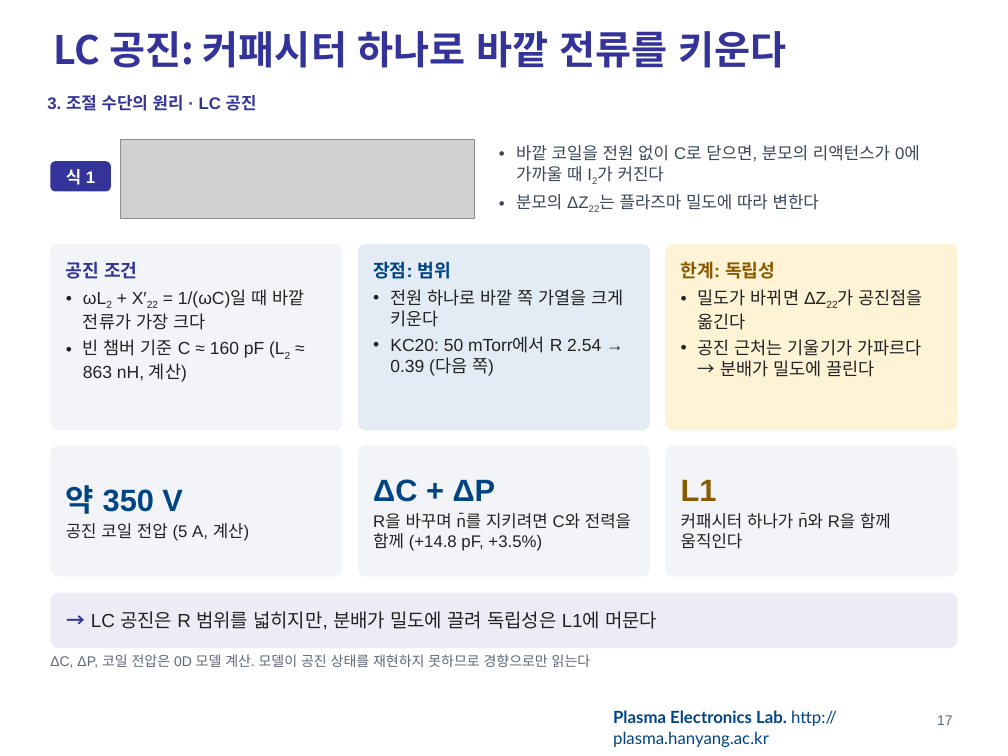
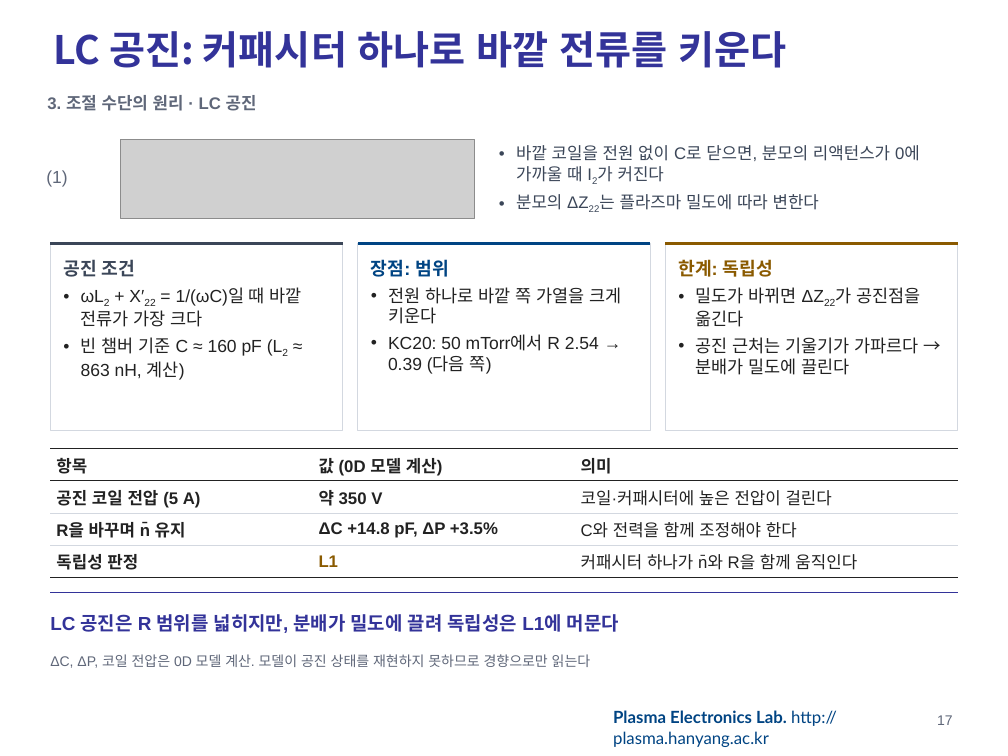
Before and after one commit to garlicjam-pyo/plasma, a slide deck: slide 17 of presentations/1차발표_최종.pptx. Drawn at 1008x756 pixels with LibreOffice and Linux fonts; fonts in the diff are those of the drawing; grey boxes stand for pictures; background and template pictures are left out. Boxes give left, top, right and bottom in pixels: in the first picture for what was removed or moved away, otherwise in the second. Text is boxed around its words. In the diff, an @@ line names an element or a change of style, - is before the commit and + after.

```diff
--- a/presentations/1차발표_최종.pptx
+++ b/presentations/1차발표_최종.pptx
@@ text "3. 조절 수단의 원리 · ..." at bbox=[47, 95, 257, 111]: text colour #333399 to #5F6779 @@
@@ text at bbox=[46, 170, 67, 187]: text changed; size 12 to 12.5 pt; text colour #FFFFFF to #5F6779; bold off @@
-식 1
+(1)
@@ text "(1)": place and size @@
-text "(1)" at bbox=[50, 161, 111, 192]
+text "(1)" at bbox=[46, 170, 67, 187]
@@ text "(1)" at bbox=[46, 170, 67, 187]: fill #333399 to none @@
@@ rectangle "공진 조건" at bbox=[50, 244, 343, 430]: rounded rectangle to rectangle; fill #F2F4F8 to #FFFFFF; outline none to #D3D8E0 0.75 pt @@
@@ line added from (50, 244) to (343, 244), #3B4658 2.25 pt @@
@@ text in rectangle at bbox=[63, 259, 135, 277]: text colour #333399 to #3B4658 in "공진 조건" @@
@@ rectangle "장점: 범위" at bbox=[358, 244, 650, 430]: rounded rectangle to rectangle; fill #E3ECF4 to #FFFFFF; outline none to #D3D8E0 0.75 pt @@
@@ line added from (358, 244) to (650, 244), #004483 2.25 pt @@
@@ rectangle "한계: 독립성" at bbox=[665, 244, 958, 430]: rounded rectangle to rectangle; fill #FFF3D6 to #FFFFFF; outline none to #D3D8E0 0.75 pt @@
@@ line added from (665, 244) to (958, 244), #8A5A00 2.25 pt @@
@@ rounded rectangle removed at bbox=[50, 446, 343, 577] @@
-약 350 V
-공진 코일 전압 (5 A, 계산)
@@ table added at bbox=[50, 449, 958, 578], 4 rows, 3 columns @@
+항목 | 값 (0D 모델 계산) | 의미
+공진 코일 전압 (5 A) | 약 350 V | 코일·커패시터에 높은 전압이 걸린다
+R을 바꾸며 n̄ 유지 | ΔC +14.8 pF, ΔP +3.5% | C와 전력을 함께 조정해야 한다
+독립성 판정 | L1 | 커패시터 하나가 n̄와 R을 함께 움직인다
@@ rounded rectangle removed at bbox=[358, 446, 650, 577] @@
-ΔC + ΔP
-R을 바꾸며 n̄를 지키려면 C와 전력을 함께 (+14.8 pF, +3.5%)
@@ rounded rectangle removed at bbox=[665, 446, 958, 577] @@
-L1
-커패시터 하나가 n̄와 R을 함께 움직인다
@@ text "LC 공진은 R 범위를 넓히지만, ...": place and size @@
-text "LC 공진은 R 범위를 넓히지만, ..." at bbox=[50, 593, 958, 648]
+text "LC 공진은 R 범위를 넓히지만, ..." at bbox=[50, 614, 619, 633]
@@ text "LC 공진은 R 범위를 넓히지만, ..." at bbox=[50, 614, 619, 633]: fill #ECECF7 to none @@
@@ line added from (50, 593) to (958, 593), #333399 1 pt @@
@@ text at bbox=[50, 614, 619, 633]: text changed; text colour #222222 to #333399; bold on @@
-→ LC 공진은 R 범위를 넓히지만, 분배가 밀도에 끌려 독립성은 L1에 머문다
+LC 공진은 R 범위를 넓히지만, 분배가 밀도에 끌려 독립성은 L1에 머문다
```
Also in this commit, not shown: 39 other slides changed, 3 other files.
